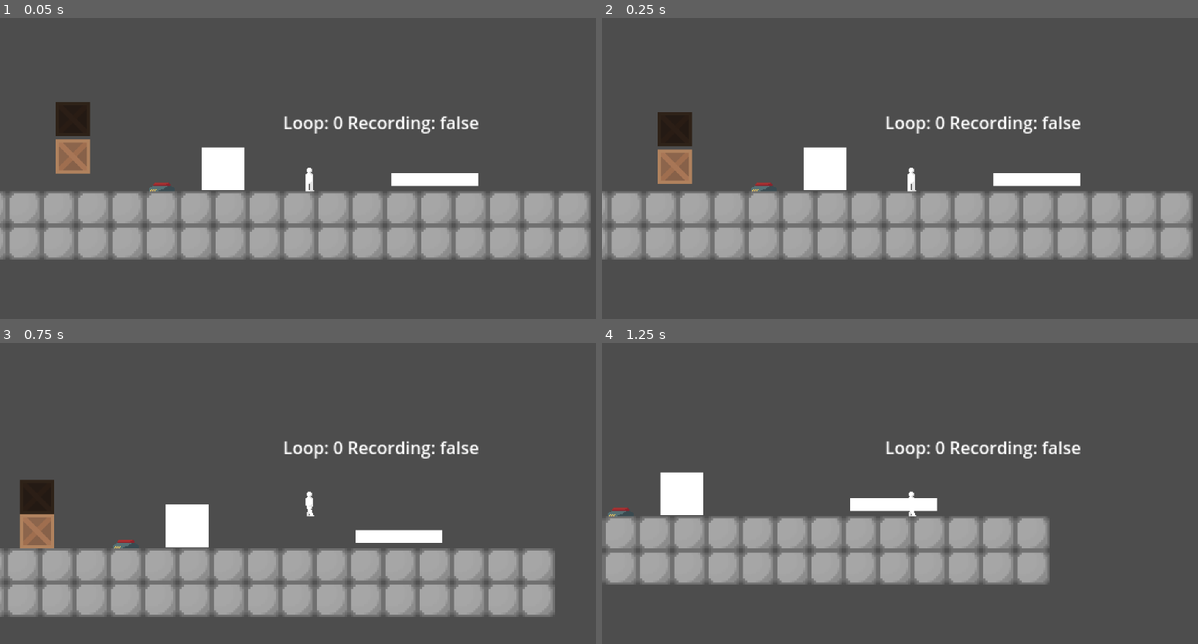
Above: before the commit, frames 1-4 (two rows, left to right).
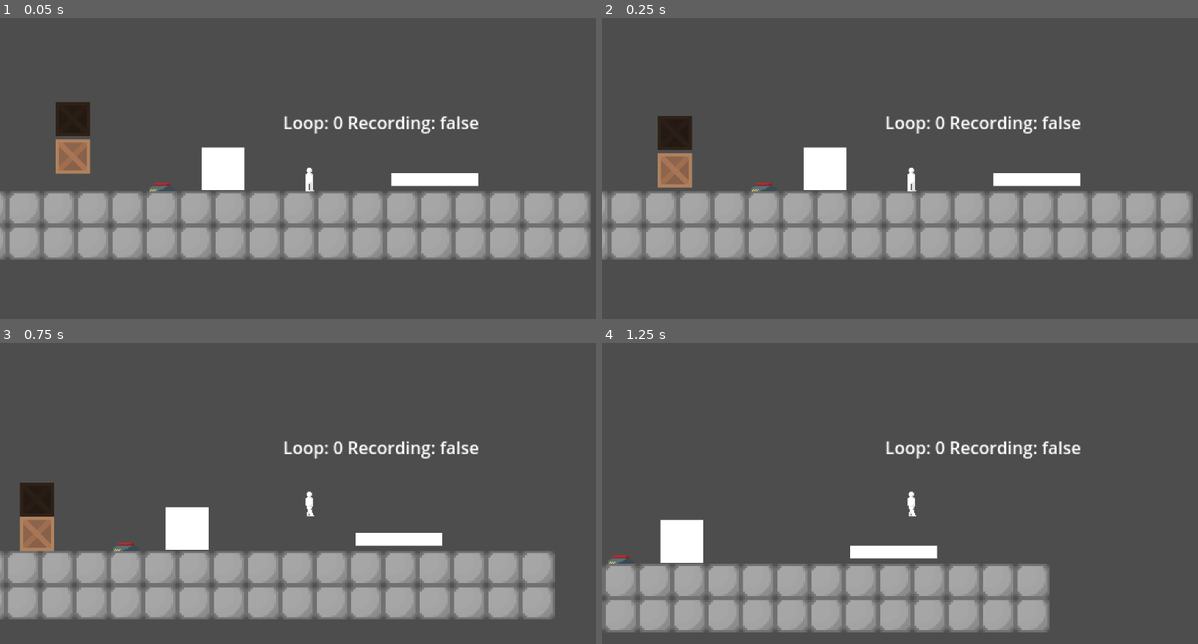
Above: after the commit, the same moments.

Repository: rafesholler/gmtk-2025
Game: Godot game, scene res://test_scene.tscn
The game is run twice, just before and just after one commit, with the same random seed, the same clock (stepped at 60 frames per second) and the same inputs.
Inputs (mouse positions are in pixels of both pictures, inside the frame that each line leads up to):
- Up to frame 1 (0.05 s): no input
- Up to frame 2 (0.25 s): no input
- Up to frame 3 (0.75 s): move the mouse to (447, 499) at 0.52 s; hold D (move_right) from 0.53 s (still down); hold W (jump) from 0.53 s (still down)
- Up to frame 4 (1.25 s): keep holding D (move_right); keep holding W (jump)

Frame 1 is identical in both runs. In frame 2, 0.4% of the frame differs, in the area x 9-16%, y 31-57%; in frame 3, 4.3%; in frame 4, 26%, in the area x 0-76%, y 42-97%.

Commit message:
fixed movement bug

Diff:
--- a/Player/player.gd
+++ b/Player/player.gd
@@ -6,7 +6,7 @@
 var nearby_box
 var box_vector
 
-@export var speed = 100
+@export var speed = 200
 @export var push_force = 200
 
 func _process(delta: float) -> void:
@@ -24,7 +24,7 @@
 
 func _physics_process(delta: float) -> void:
 	if is_on_floor() and Input.is_action_just_pressed("jump"):
-		velocity.y = -100
+		velocity.y = -200
 
 	if Input.is_action_just_pressed("pull"):
 		if nearby_box and not nearby_box.is_in_loop:
@@ -71,10 +71,6 @@
 
 	$Label.text = "Loop: " + str(LoopManager.index) + " Recording: " + str(LoopManager.is_recording)
 
-	print($StateMachine.states[$StateMachine.curr].name)
-	print(velocity)
-	move_and_slide()
-
 
 func _on_pull_range_body_entered(body: Node2D) -> void:
 	if body is Box:
--- a/project.godot
+++ b/project.godot
@@ -76,7 +76,7 @@
 
 [physics]
 
-2d/default_gravity=300.0
+2d/default_gravity=400.0
 
 [rendering]
 
--- a/test_scene.tscn
+++ b/test_scene.tscn
@@ -19,6 +19,9 @@
 tile_size = Vector2i(32, 32)
 physics_layer_0/collision_layer = 1
 sources/0 = SubResource("TileSetAtlasSource_2nij2")
+
+[sub_resource type="RectangleShape2D" id="RectangleShape2D_buypi"]
+size = Vector2(81, 12)
 
 [node name="TestScene" type="Node2D"]
 script = ExtResource("1_8pr8v")
@@ -56,6 +59,10 @@
 offset_right = 81.0
 offset_bottom = 12.0
 
+[node name="CollisionShape2D" type="CollisionShape2D" parent="SlidePlatform"]
+position = Vector2(40.5, 7)
+shape = SubResource("RectangleShape2D_buypi")
+
 [connection signal="just_pressed" from="Button" to="." method="_on_button_just_pressed"]
 [connection signal="just_unpressed" from="Button" to="." method="_on_button_just_unpressed"]
 [connection signal="switched" from="Lever" to="." method="_on_lever_switched"]
Not shown: 1 places in Player/player.tscn that only renumber resources
Not shown: 1 places in test_scene.tscn that only renumber resources
